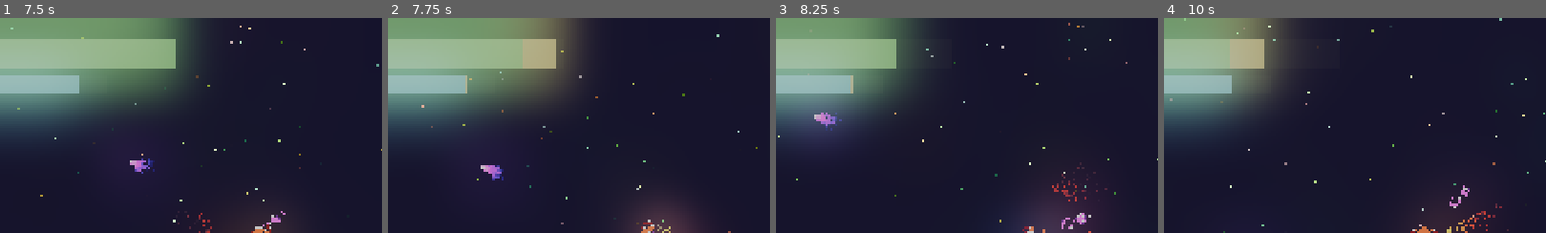
Above: before the commit, frames 1-4 (left to right).
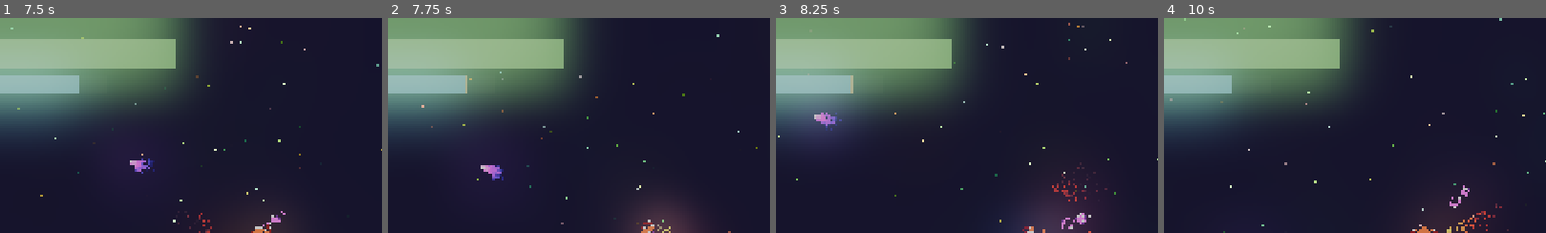
Above: after the commit, the same moments.

Repository: Lunix-420/OrbitOfPain
Game: Godot game, scene res://scenes/World.tscn
Two runs of this game, one before a commit and one after it. Both use one fixed random seed, a clock stepped at 60 frames per second and the inputs below. Sound files missing from this copy of the repository are replaced by a short silence.
Inputs:
- Up to frame 1 (7.5 s): click "START" at 0.5 s; hold D (move_right) 1.28-2.03 s; tap Space (action_shoot) at 1.35, 3.6, 5.85 s; hold S (move_backwards) 2.03-2.78 s; tap E (move_turn_ccw) at 2.1, 6.6 s; hold D (move_right) 2.78-3.53 s; hold Q (move_turn_cw) 2.78-3.53 s; hold W (move_forward) 3.53-4.28 s; hold E (move_turn_ccw) 4.28-5.03 s; hold A (move_left) 4.28-5.78 s; tap Q (move_turn_cw) at 5.1 s; hold S (move_backwards) 5.78-6.53 s; hold D (move_right) 6.53-7.28 s; hold W (move_forward) from 7.28 s (still down); hold Q (move_turn_cw) from 7.28 s (still down)
- Up to frame 2 (7.75 s): keep holding W (move_forward); keep holding Q (move_turn_cw)
- Up to frame 3 (8.25 s): release W (move_forward) at 8.03 s; release Q (move_turn_cw) at 8.03 s; hold D (move_right) from 8.03 s (still down); tap Space (action_shoot) at 8.1 s
- Up to frame 4 (10 s): release D (move_right) at 8.78 s; hold S (move_backwards) 8.78-9.53 s; hold E (move_turn_ccw) 8.78-9.53 s; hold A (move_left) from 9.53 s (still down); tap Q (move_turn_cw) at 9.6 s
The pictures show only the part of the screen within x 17-67%, y 0-50%; the shares and areas given below are measured in that part.

Frame 1 is identical in both runs. In frame 2, 1.5% of the frame differs, in the area x 35-46%, y 9-24%; in frame 3, 8.6%; in frame 4, 12%, in the area x 17-53%, y 0-43%.

Commit message:
feat: Improve sound integration

Diff:
--- a/scenes/Laser.tscn
+++ b/scenes/Laser.tscn
@@ -1,7 +1,8 @@
-[gd_scene load_steps=7 format=3 uid="uid://d73nk7l030ma"]
+[gd_scene load_steps=8 format=3 uid="uid://d73nk7l030ma"]
 
 [ext_resource type="Script" uid="uid://c74nmk88dpqw2" path="res://scripts/laser.gd" id="1_rx3qg"]
 [ext_resource type="AudioStream" uid="uid://uvpp0nit5kdw" path="res://sounds/plasma.mp3" id="2_ag3aa"]
+[ext_resource type="Script" uid="uid://ckxwhcbgtcyih" path="res://scripts/projectile_sfx.gd" id="3_ha5if"]
 
 [sub_resource type="CircleShape2D" id="CircleShape2D_kq07p"]
 radius = 29.2062
@@ -43,5 +44,7 @@
 
 [node name="AudioStreamPlayer2D" type="AudioStreamPlayer2D" parent="."]
 stream = ExtResource("2_ag3aa")
+script = ExtResource("3_ha5if")
 
 [connection signal="body_entered" from="." to="." method="_on_body_entered"]
+[connection signal="finished" from="AudioStreamPlayer2D" to="AudioStreamPlayer2D" method="_on_finished"]
--- a/scenes/Plasma.tscn
+++ b/scenes/Plasma.tscn
@@ -1,10 +1,11 @@
-[gd_scene load_steps=7 format=3 uid="uid://b3eq3han4dkrp"]
+[gd_scene load_steps=8 format=3 uid="uid://b3eq3han4dkrp"]
 
 [ext_resource type="Script" uid="uid://d3tme3041lxtx" path="res://scripts/plasma.gd" id="1_qtutu"]
 [ext_resource type="AudioStream" uid="uid://uvpp0nit5kdw" path="res://sounds/plasma.mp3" id="2_oon8e"]
+[ext_resource type="Script" uid="uid://ckxwhcbgtcyih" path="res://scripts/projectile_sfx.gd" id="3_jat3u"]
 
 [sub_resource type="CircleShape2D" id="CircleShape2D_kq07p"]
-radius = 29.2062
+radius = 68.0074
 
 [sub_resource type="Gradient" id="Gradient_qtutu"]
 offsets = PackedFloat32Array(0, 0.344186, 0.665116, 1)
@@ -42,5 +43,7 @@
 
 [node name="AudioStreamPlayer2D" type="AudioStreamPlayer2D" parent="."]
 stream = ExtResource("2_oon8e")
+script = ExtResource("3_jat3u")
 
 [connection signal="body_entered" from="." to="." method="_on_body_entered"]
+[connection signal="finished" from="AudioStreamPlayer2D" to="AudioStreamPlayer2D" method="_on_finished"]
--- a/scripts/laser.gd
+++ b/scripts/laser.gd
@@ -7,8 +7,11 @@
 const GAIN = 12.0
 
 func _ready() -> void:
-	sfx.volume_db = GlobalState.sfx_volume + GAIN
-	sfx.play()
+	var sfx_clone = sfx.duplicate()
+	sfx_clone.volume_db = GlobalState.sfx_volume + GAIN
+	get_parent().add_child(sfx_clone)
+	sfx_clone.global_position = global_position
+	sfx_clone.play()
 
 func _physics_process(delta: float) -> void:
 	var direction = Vector2.RIGHT.rotated(rotation - PI / 2)
@@ -16,6 +19,6 @@
 
 
 func _on_body_entered(body: Node2D) -> void:
+	if body.has_method("lose_health"):
+		body.lose_health()
 	queue_free()
-	if body.has_method("loose_health"):
-		body.loose_health()
--- a/scripts/plasma.gd
+++ b/scripts/plasma.gd
@@ -7,8 +7,11 @@
 const GAIN = 12.0
 
 func _ready() -> void:
-	sfx.volume_db = GlobalState.sfx_volume + GAIN
-	sfx.play()
+	var sfx_clone = sfx.duplicate()
+	sfx_clone.volume_db = GlobalState.sfx_volume + GAIN
+	get_parent().add_child(sfx_clone)
+	sfx_clone.global_position = global_position
+	sfx_clone.play()
 
 func _physics_process(delta: float) -> void:
 	var direction = Vector2.RIGHT.rotated(rotation - PI / 2)
--- /dev/null
+++ b/scripts/projectile_sfx.gd
@@ -0,0 +1,4 @@
+extends AudioStreamPlayer2D
+
+func _on_finished() -> void:
+	queue_free()
Not shown, added: scripts/projectile_sfx.gd.uid
